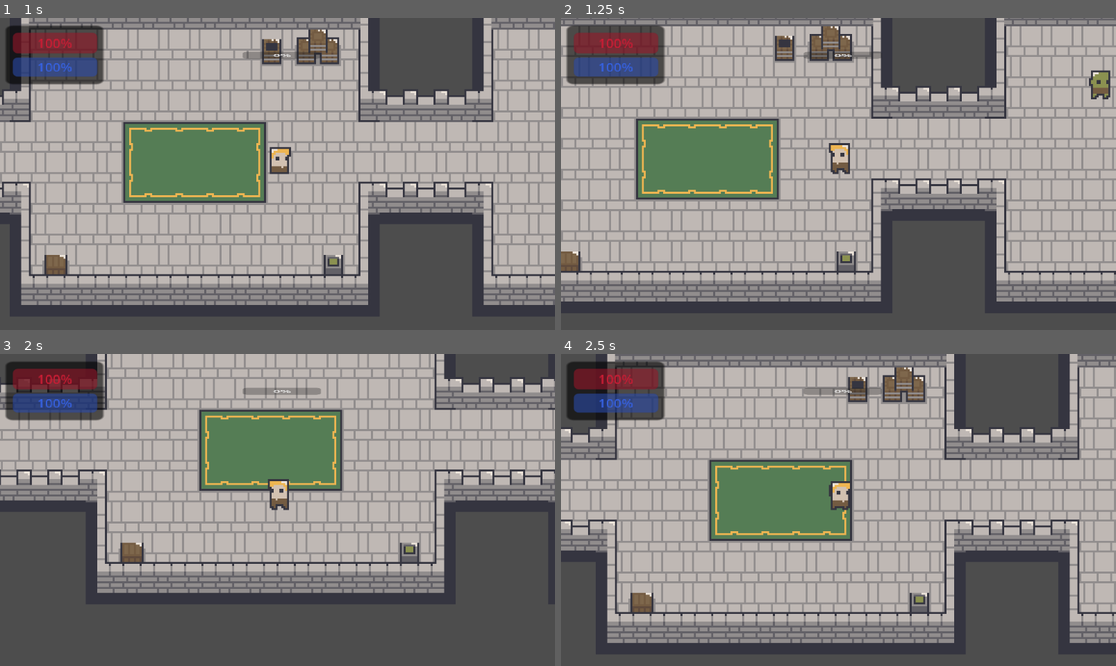
Above: before the commit, frames 1-4 (two rows, left to right).
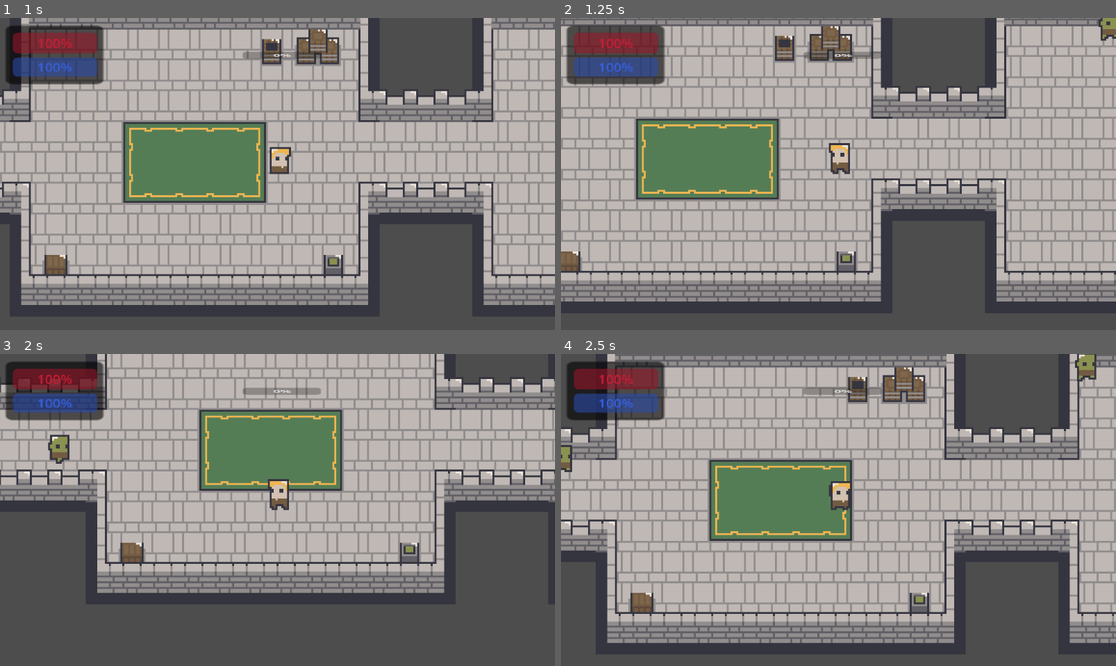
Above: after the commit, the same moments.

Repository: qmarsala/DeliciousDungeon
Game: Godot game, scene res://scenes/game.tscn
Two runs of this game, one before a commit and one after it. Both use one fixed random seed, a clock stepped at 60 frames per second and the inputs below.
Inputs (mouse positions are in pixels of both pictures, inside the frame that each line leads up to):
- Up to frame 1 (1 s): move the mouse to (399, 158) at 0.52 s; press the mouse at (399, 158) at 0.53 s; hold D (move_east) from 0.53 s (still down)
- Up to frame 2 (1.25 s): keep holding D (move_east)
- Up to frame 3 (2 s): move the mouse to (166, 525) at 1.27 s; release D (move_east) at 1.28 s; release the mouse at (166, 525) at 1.28 s; hold S (move_south) from 1.28 s (still down); tap Q (basic_attack) at 1.35 s; click (166, 525) at 1.55 s
- Up to frame 4 (2.5 s): move the mouse to (894, 441) at 2.02 s; release S (move_south) at 2.03 s; press the mouse at (894, 441) at 2.03 s; hold D (move_east) from 2.03 s (still down); tap W (heavy_attack) at 2.1 s

Frame 1 is identical in both runs. In frame 2, 0.5% of the frame differs, in the area x 95-100%, y 0-27%; in frame 3, 0.3%; in frame 4, 0.5%.

Commit message:
start refactoring state machine code

Diff:
--- a/src/assets/scripts/enemy.gd
+++ b/src/assets/scripts/enemy.gd
@@ -19,26 +19,11 @@
 @onready var goblin_state: EnemyState = $IdleState
 @onready var explore_ray_cast: RayCast2D = $ExploreRayCast
 
-
 var health = STARTING_HP
 var is_dead = false
 var player_is_visible = false
 var player_is_in_range = false
 var attack_is_cooling_down = false
-var is_exploring = false
-var explore_direction = Vector2(randf_range(-1,1), randf_range(-1,1))
-var target
-
-func _process(delta: float) -> void:
-	if health <= 0:
-		goblin_state = dead_state
-	elif player_is_visible:
-		goblin_state = fighting_state
-	elif is_exploring:
-		goblin_state = exploring_state
-	else:
-		goblin_state = idle_state
-	goblin_state.handle_process(self, delta)
 
 func play_animation():
 	if velocity == Vector2.ZERO:
@@ -47,9 +32,11 @@
 		animations.play("run")
 
 func _physics_process(delta: float) -> void:
-	goblin_state.handle_physics_process(self, delta)
-	animations.flip_h = velocity.x < 0
 	move_and_slide()
+
+	if velocity.length() > 0:
+		animations.play("run")
+	animations.flip_h = velocity.x > 0
 
 func receive_damage(damage):
 	if is_dead: return
@@ -58,28 +45,9 @@
 	health -= damage
 	print("taking ", damage, " health:", health)
 
-func _on_timer_timeout() -> void:
-	is_exploring = randf() <= .5
-	var t = Vector2(randf_range(-1,1), randf_range(-1,1))
-	explore_direction = t
-
-func _on_vison_area_body_entered(body: Node2D) -> void:
-	player_is_visible = true
-	target = body
-	print("see player")
-
-func _on_vison_area_body_exited(body: Node2D) -> void:
-	player_is_visible = false
-	print("player is gone")
-
-func _on_cooldown_timer_timeout() -> void:
-	attack_is_cooling_down = false
 
 func _on_death_timer_timeout() -> void:
 	queue_free()
 
-func _on_personal_space_body_entered(body: Node2D) -> void:
-	player_is_in_range = true
-
-func _on_personal_space_body_exited(body: Node2D) -> void:
-	player_is_in_range = false
+func _on_cooldown_timer_timeout() -> void:
+	attack_is_cooling_down = false
--- a/src/assets/scripts/enemy_dead_state.gd
+++ /dev/null
@@ -1 +0,0 @@
-extends Node
--- a/src/assets/scripts/enemy_exploring_state.gd
+++ /dev/null
@@ -1,14 +0,0 @@
-extends EnemyState
-class_name EnemyExploringState
-
-func handle_process(context: Enemy, delta: float):
-	context.animations.play("run")
-
-func handle_physics_process(context: Enemy, delta: float):
-	var direction = context.explore_direction.normalized()
-	var velocity = direction * (context.SPEED / 2)
-	context.velocity = velocity
-	context.explore_ray_cast.target_position = context.velocity.normalized() * context.MIN_DISTANCE
-	if context.explore_ray_cast.get_collider():
-		context.velocity = Vector2.ZERO
-		context.explore_direction = context.global_position
--- /dev/null
+++ b/src/assets/scripts/enemy_states/enemy_exploring_state.gd
@@ -0,0 +1,25 @@
+extends EnemyState
+class_name EnemyExploringState
+
+@export var enemy: CharacterBody2D
+@export var move_speed := 75
+
+var move_direction : Vector2
+var explore_time : float
+
+func randomize_explore():
+	move_direction = Vector2(randf_range(-1,1), randf_range(-1,1)).normalized()
+	explore_time = randf_range(1,3)
+
+func enter():
+	randomize_explore()
+
+func handle_process(delta: float):
+	if explore_time > 0:
+		explore_time -= delta
+	else:
+		randomize_explore()
+
+func handle_physics_process(delta: float):
+	if enemy:
+		enemy.velocity = move_direction * move_speed
--- a/src/assets/scripts/enemy_states/enemy_idle_state.gd
+++ b/src/assets/scripts/enemy_states/enemy_idle_state.gd
@@ -1,8 +1,2 @@
 extends EnemyState
 class_name EnemyIdleState
-
-func handle_process(context: Enemy, delta: float):
-	context.animations.play("idle")
-
-func handle_physics_process(context: Enemy, delta: float):
-	context.velocity = Vector2.ZERO
--- a/src/assets/scripts/enemy_states/enemy_state.gd
+++ b/src/assets/scripts/enemy_states/enemy_state.gd
@@ -1,9 +1,16 @@
 extends Node
 class_name EnemyState
 
+signal Transitioned
 
-func handle_process(context: Enemy, delta: float):
+func enter():
 	pass
 
-func handle_physics_process(context: Enemy, delta: float):
+func exit():
 	pass
+
+func handle_process(delta: float):
+	pass
+
+func handle_physics_process(delta: float):
+	pass
--- /dev/null
+++ b/src/assets/scripts/state_machine.gd
@@ -0,0 +1,36 @@
+extends Node
+class_name StateMachine
+
+@export var initial_state: EnemyState
+var current_state: EnemyState
+var states: Dictionary = {}
+
+func _ready() -> void:
+	for child in get_children():
+		if child is EnemyState:
+			states[child.name.to_lower()] = child
+			child.Transitioned.connect(on_child_transition)
+	if initial_state:
+		initial_state.enter()
+		current_state = initial_state
+
+func _process(delta: float) -> void:
+	if current_state:
+		current_state.handle_process(delta)
+
+func _physics_process(delta: float) -> void:
+	if current_state:
+		current_state.handle_physics_process(delta)
+
+func on_child_transition(state, new_state_name):
+	if state != current_state:
+		return
+
+	var new_state = states.get(new_state_name.to_lower())
+	if !new_state:
+		return
+
+	if current_state:
+		current_state.exit()
+	new_state.enter()
+	current_state = new_state
--- a/src/scenes/goblin.tscn
+++ b/src/scenes/goblin.tscn
@@ -1,11 +1,9 @@
-[gd_scene load_steps=27 format=3 uid="uid://l5ic445kl6da"]
+[gd_scene load_steps=25 format=3 uid="uid://l5ic445kl6da"]
 
 [ext_resource type="Script" path="res://assets/scripts/enemy.gd" id="1_8oweg"]
 [ext_resource type="Texture2D" uid="uid://c63k7jadehpp7" path="res://assets/sprites/dungeon/goblin_.png" id="2_el4qn"]
-[ext_resource type="Script" path="res://assets/scripts/enemy_states/enemy_dead_state.gd" id="3_snqy6"]
-[ext_resource type="Script" path="res://assets/scripts/enemy_exploring_state.gd" id="4_1hj2k"]
-[ext_resource type="Script" path="res://assets/scripts/enemy_states/enemy_idle_state.gd" id="4_g8sdr"]
-[ext_resource type="Script" path="res://assets/scripts/enemy_states/enemy_fighting_state.gd" id="5_kdell"]
+[ext_resource type="Script" path="res://assets/scripts/state_machine.gd" id="2_ln33q"]
+[ext_resource type="Script" path="res://assets/scripts/enemy_states/enemy_exploring_state.gd" id="3_o0flm"]
 
 [sub_resource type="AtlasTexture" id="AtlasTexture_b577t"]
 atlas = ExtResource("2_el4qn")
@@ -158,17 +156,13 @@
 collision_mask = 11
 script = ExtResource("1_8oweg")
 
-[node name="DeadState" type="Node" parent="."]
-script = ExtResource("3_snqy6")
-
-[node name="ExploringState" type="Node" parent="."]
-script = ExtResource("4_1hj2k")
-
-[node name="IdleState" type="Node" parent="."]
-script = ExtResource("4_g8sdr")
-
-[node name="FightingState" type="Node" parent="."]
-script = ExtResource("5_kdell")
+[node name="StateMachine" type="Node" parent="." node_paths=PackedStringArray("initial_state")]
+script = ExtResource("2_ln33q")
+initial_state = NodePath("EnemyExploringState")
+
+[node name="EnemyExploringState" type="Node" parent="StateMachine" node_paths=PackedStringArray("enemy")]
+script = ExtResource("3_o0flm")
+enemy = NodePath("../..")
 
 [node name="Timer" type="Timer" parent="."]
 wait_time = 0.75
